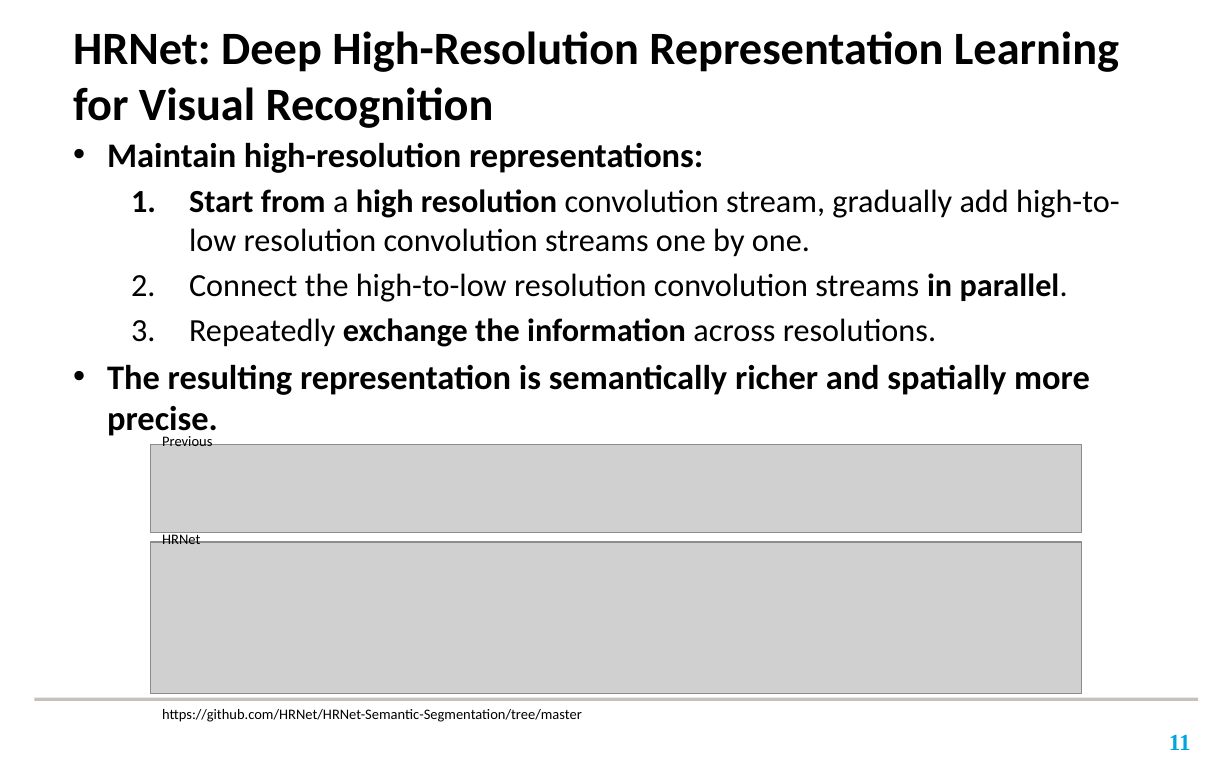
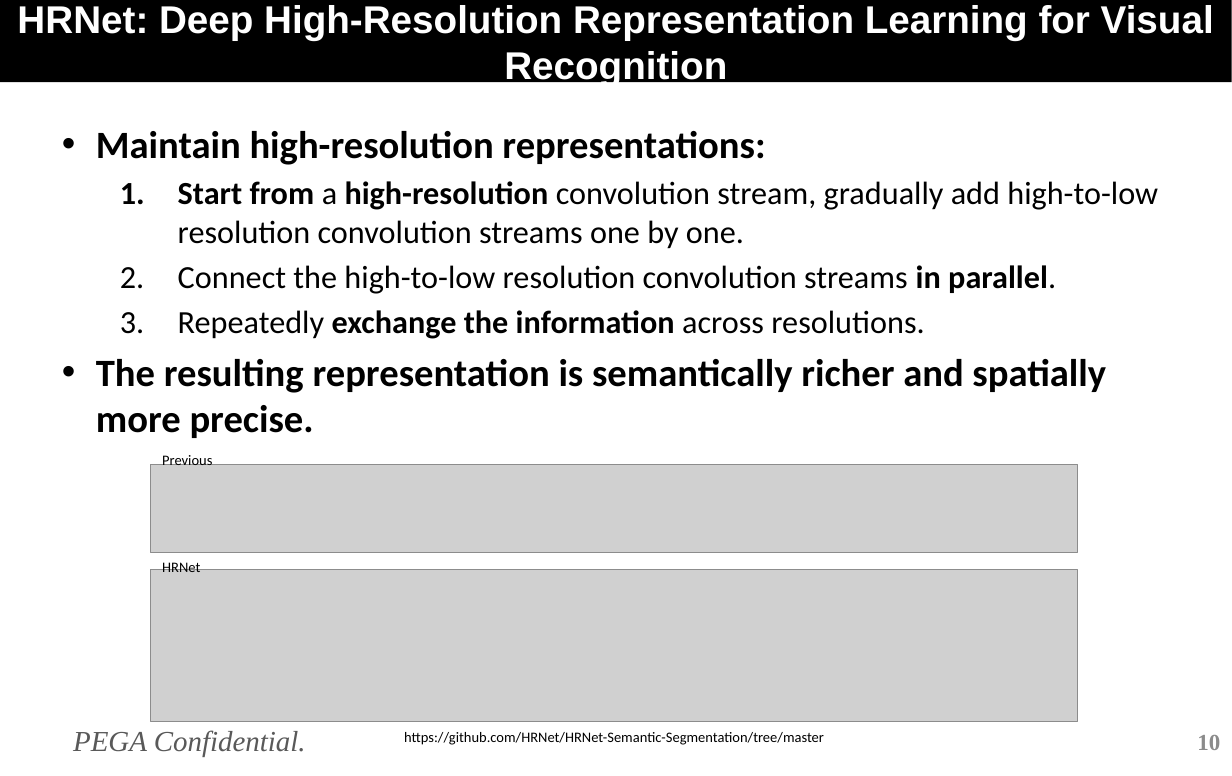
Before and after one commit to Timothy50506/Simple_LSTM_Demo, a slide deck: slide 10 of SW2_TN_HierachicalMultiScaleAttentionforSemantic_TimothyHuang_201020_V2.pptx (slide 11 before the commit). Drawn at 1232x776 pixels with LibreOffice and Linux fonts; fonts in the diff are those of the drawing; grey boxes stand for pictures; background and template pictures are left out. Boxes give left, top, right and bottom in pixels: in the first picture for what was removed or moved away, otherwise in the second. Text is boxed around its words. In the diff, an @@ line names an element or a change of style, - is before the commit and + after.

```diff
--- a/SW2_TN_HierachicalMultiScaleAttentionforSemantic_TimothyHuang_201020_V2.pptx
+++ b/SW2_TN_HierachicalMultiScaleAttentionforSemantic_TimothyHuang_201020_V2.pptx
@@ title "HRNet: Deep High-Resolution Representation Learning ...": place and size @@
-title "HRNet: Deep High-Resolution Representation Learning ..." at (73, 31, 1119, 128)
+title "HRNet: Deep High-Resolution Representation Learning ..." at (0, 0, 1232, 82)
@@ title "HRNet: Deep High-Resolution Representation Learning ..." at (0, 0, 1232, 82): size 28.8 to 24 pt, font Calibri to Arial, text colour #000000 to #FFFFFF; alignment left to centre; fill none to #000000 @@
@@ text "Maintain high-resolution representations:": place and size @@
-text "Maintain high-resolution representations:" at (107, 142, 1120, 439)
+text "Maintain high-resolution representations:" at (96, 131, 1158, 438)
@@ text at (96, 131, 1106, 438): size 21.4 to 24 pt in "Maintain high-resolution representations:", "The resulting representation is semantically richer and ..." @@
@@ text at (178, 181, 1158, 249): text changed @@
-  1. Start from a high resolution convolution stream, gradually add high-to-low resolution convolution streams one by one.
+  1. Start from a high-resolution convolution stream, gradually add high-to-low resolution convolution streams one by one.
@@ text "Previous": place and size @@
-text "Previous" at (162, 433, 212, 446)
+text "Previous" at (162, 453, 212, 465)
@@ picture: place and size @@
-picture at (151, 445, 1081, 533)
+picture at (151, 465, 1078, 553)
@@ text "HRNet": place and size @@
-text "HRNet" at (162, 532, 200, 544)
+text "HRNet" at (162, 560, 200, 572)
@@ picture: place and size @@
-picture at (151, 542, 1081, 694)
+picture at (151, 570, 1078, 722)
@@ rectangle removed at (35, 698, 1198, 701) @@
@@ text added at (73, 730, 306, 757), 18 pt, text #595959, italic @@
+PEGA Confidential.
@@ text "https://github.com/HRNet/HRNet-Semantic-Segmentation/tree/ma ...": place and size @@
-text "https://github.com/HRNet/HRNet-Semantic-Segmentation/tree/ma ..." at (162, 709, 582, 722)
+text "https://github.com/HRNet/HRNet-Semantic-Segmentation/tree/ma ..." at (404, 732, 824, 745)
@@ page number at (1197, 735, 1220, 750): text changed; text colour #00A4DE to #8C8C8C @@
-11
+10
```
Also in this commit, not shown: 11 other slides changed, 1 slide added.
